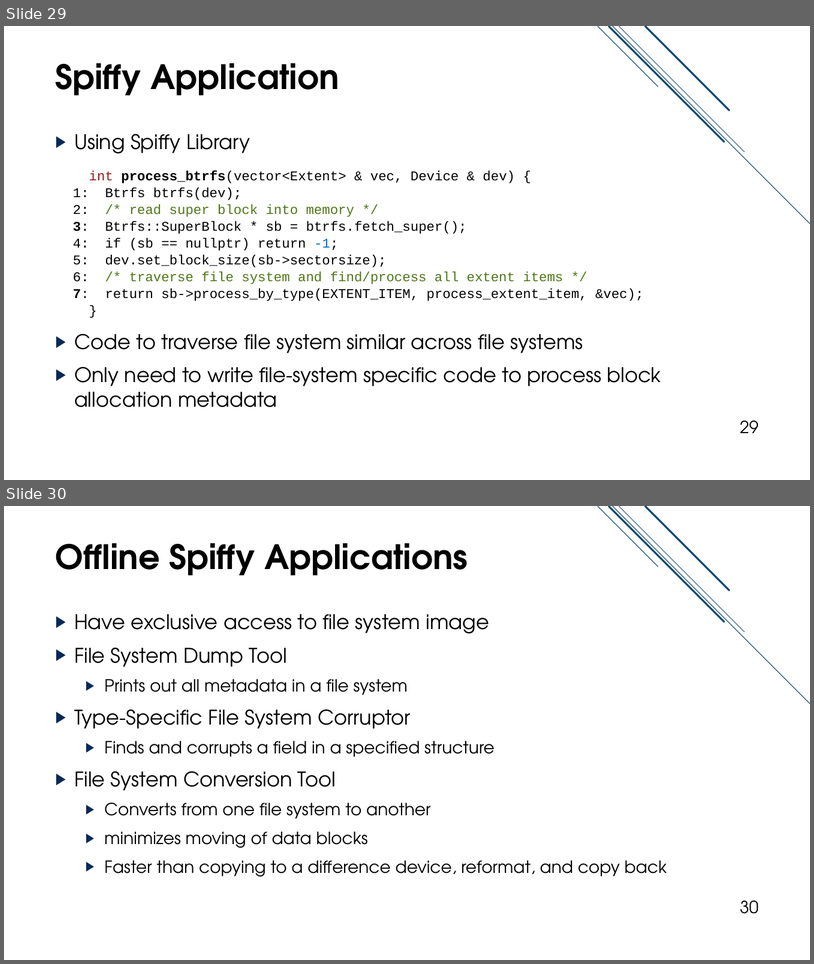
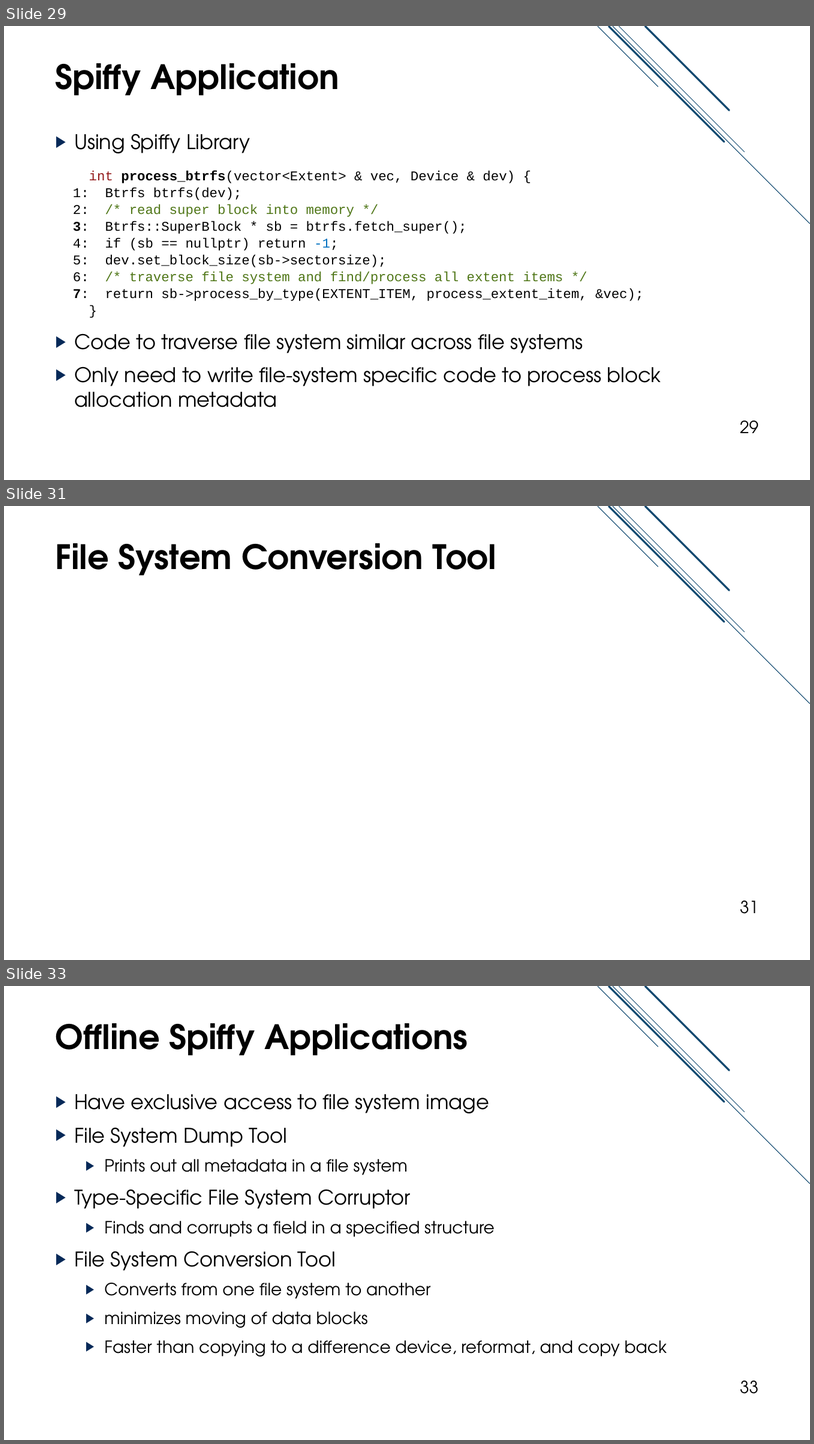
Before and after one commit to jacksun007/spiffy-paper, a slide deck: talk/spiffy_talk.pptx. Shown one above the other, each under a label of ours: slides 29 and 30 before the commit, slides 29, 31 and 33 after it; the slides between them are not shown. The pictures are 814x964 and 814x1444 pixels, drawn with LibreOffice and Linux fonts; fonts in the diff are those of the drawing. Boxes give left, top, right and bottom in pixels: in the first picture for what was removed or moved away, otherwise in the second. Text is boxed around its words. In the diff, an @@ line names an element or a change of style, - is before the commit and + after.

```diff
--- a/talk/spiffy_talk.pptx
+++ b/talk/spiffy_talk.pptx
@@ slide 31 added at <box>4,506,810,960</box>, background #FFFFFF; not listed: 5 template elements that a slide beside it also shows @@
@@ title added at <box>56,543,497,576</box>, 40 pt, text #000000, bold @@
+File System Conversion Tool
@@ page number added at <box>740,900,759,913</box>, 20 pt, text #000000 @@
+31
@@ what was slide 30 is now slide 33 @@
@@ page number at <box>740,1380,759,1393</box>: text changed @@
-30
+33
```
Also in this commit, not shown: 5 slides changed, 2 other slides added, 1 other file.
